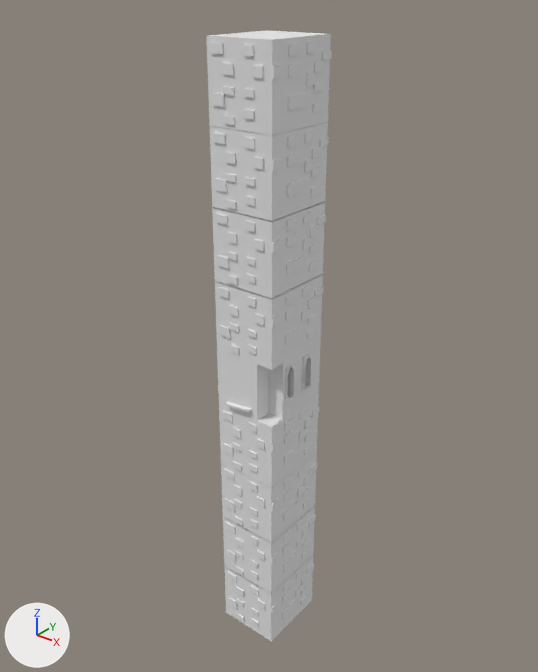
The OBJ model Assets/Models/Tower.obj, before and after one commit.
Camera for both pictures: a 50 mm camera at (196.0, -283.0, 193.0) aimed at (-15.0, -19.0, 30.0). Lighting does not change. The marker at lower left points along +X, +Y and +Z. Where no turn or scale is listed for an object, it has been applied to the vertices. Vertices at the same position are counted once.

In view in the first picture: 'Tower'.
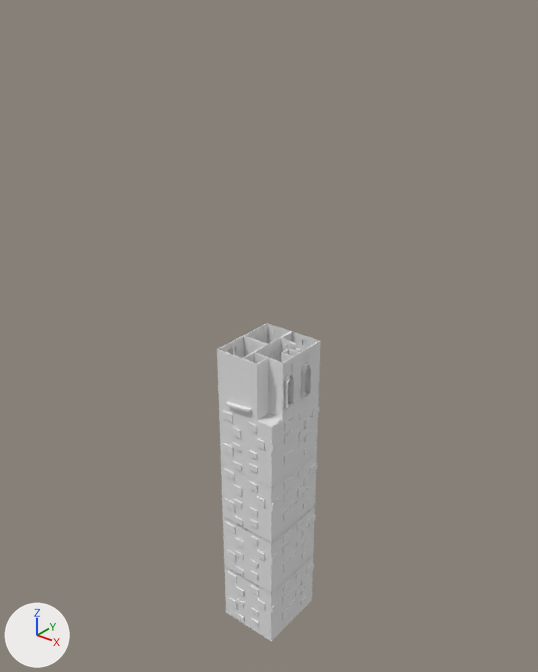
Patch to the scene script:
```diff
--- a/Assets/Models/Tower.obj.py
+++ b/Assets/Models/Tower.obj.py
@@ me_tower @@
 # used by ob_tower; location = (0.0, 0.0, 0.0)
-me_tower.from_pydata(...)  # 7887 vertices, 8022 faces; spans x -27.0..11.0, y -50.0..5.0, z -141.0..171.0
+me_tower.from_pydata(...)  # 5739 vertices, 11555 faces; spans x -27.0..11.0, y -50.0..5.0, z -141.0..31.0
+# me_tower part 1: the loose piece of 540 vertices spanning x -26.0..9.0, y -48.0..-8.0, z 136.0..171.0 is deleted
+# me_tower part 2: the loose piece of 524 vertices spanning x -26.0..9.0, y -48.0..-8.0, z 66.0..101.0 is deleted
+# me_tower part 3: the loose piece of 524 vertices spanning x -26.0..9.0, y -48.0..-8.0, z 101.0..136.0 is deleted
+# me_tower part 4: the loose piece of 524 vertices spanning x -26.0..9.0, y -48.0..-8.0, z 31.0..66.0 is deleted
+# me_tower part 5: 434 vertices moved within x -25.0..11.0, y -47.0..5.0, z -136.0..31.0; 87 vertices removed from x -7.0..11.0, y -37.0..-9.0, z 0.0..31.0; 51 vertices added at x -5.0..11.0, y -37.0..-9.0, z -4.0..23.0
 me_tower.materials.append(mat_initialshadinggroup)
@@ me_tower @@
 me_tower.materials.append(mat_cube_3sg)
-me_tower.materials.append(mat_cubesg)  # white #e7e7e7
```

Location of each change, [x1, y1, x2, y2] in pixels of the pictures (538 x 672 px; the box of a moved part takes in the faces that stretch with it):
'Tower', reshaped (17% narrower, 48% shorter)
    before: [206, 30, 332, 641]
    after: [217, 323, 321, 641]
part 1 of me_tower, deleted
    before: [206, 30, 332, 136]
part 2 of me_tower, deleted
    before: [212, 201, 326, 299]
part 3 of me_tower, deleted
    before: [210, 122, 329, 222]
part 4 of me_tower, deleted
    before: [215, 274, 324, 370]
part 5 of me_tower, moved or reshaped
    before: [217, 349, 319, 628]
    after: [217, 349, 319, 624]
